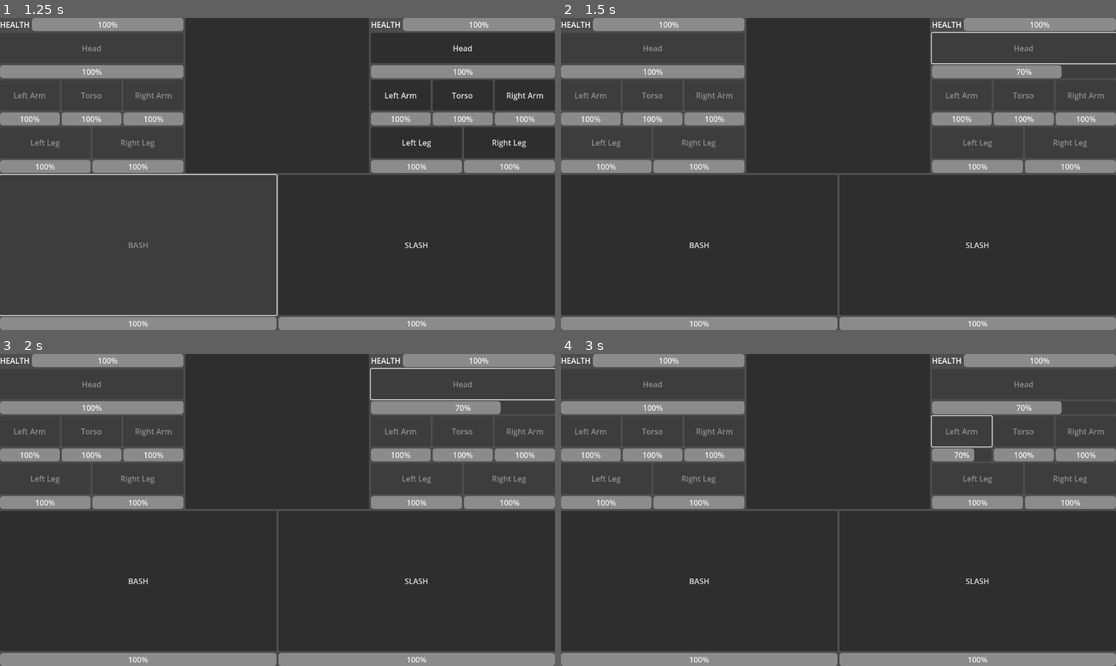
Above: before the commit, frames 1-4 (two rows, left to right).
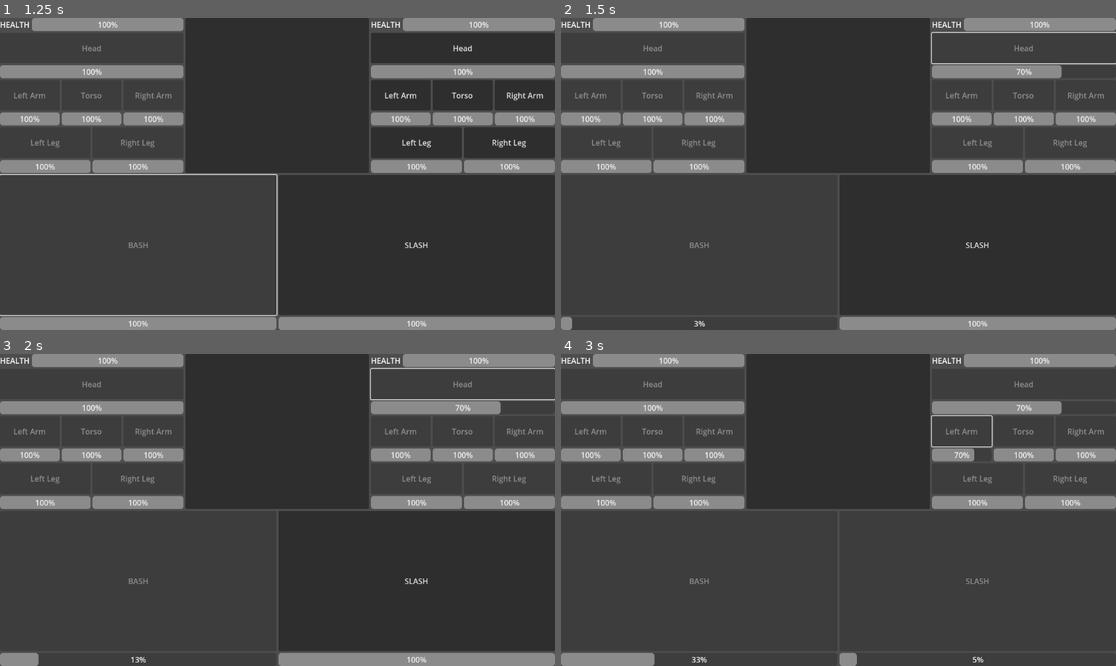
Above: after the commit, the same moments.

Repository: CertifiedIdiots/Tick
Game: Godot game, scene res://Game.tscn
The game is run twice, just before and just after one commit, with the same random seed, the same clock (stepped at 60 frames per second) and the same inputs.
Inputs:
- Up to frame 1 (1.25 s): click "BASH" at 0.5 s
- Up to frame 2 (1.5 s): click "Head" at 1.25 s
- Up to frame 3 (2 s): no input
- Up to frame 4 (3 s): click "SLASH" at 2 s; click "Left Arm" at 2.75 s

Frame 1 is identical in both runs. In frame 2, 2.1% of the frame differs, in the area x 1-50%, y 71-100%; in frame 3, 1.8%; in frame 4, 3.4%, in the area x 16-100%, y 71-100%.

Commit message:
Ticking!

Diff:
--- a/Orchestrator.gd
+++ b/Orchestrator.gd
@@ -28,14 +28,15 @@
 func select_skill(skill: Skill):
 	skill_selected = skill
 	toggle_parts(true)
-	skills_container.get_node(skill.name).toggle(false)
-	for s in player.skills:
-		if s != skill:
-			skills_container.get_node(s.name).toggle(true)
+	#skills_container.get_node(skill.name).toggle(false)
+	#for s in player.skills:
+	#	if s != skill:
+	#		skills_container.get_node(s.name).toggle(true)
 
 func use_skill(on: Part):
 	skill_selected.use(on)
 	skills_container.get_node(skill_selected.name).toggle(true)
+	skill_selected.cooldown = 0
 	skill_selected = null
 	toggle_parts(false)
 
@@ -44,4 +45,5 @@
 		enemy_container.find_child(part.name).toggle(value)
 
 func _process(delta):
-	pass
+	for skill in player.skills:
+		skill.cooldown = min(skill.max_cooldown, skill.cooldown + delta)
--- a/SkillElement.gd
+++ b/SkillElement.gd
@@ -2,6 +2,7 @@
 
 var skill: Skill
 var orchestrator
+var selected = false
 
 func init(skill: Skill, orchestrator):
 	self.skill = skill
@@ -14,11 +15,13 @@
 func _process(delta):
 	if skill != null:
 		$ProgressBar.value = skill.cooldown
+		if skill.cooldown < skill.max_cooldown or orchestrator.skill_selected == skill:
+			$Button.disabled = true
+		else:
+			$Button.disabled = false
 
 func _on_button_pressed():
-	print(self.name)
 	orchestrator.select_skill(skill)
-
 
 func toggle(value = null):
 	$Button.disabled = !value
